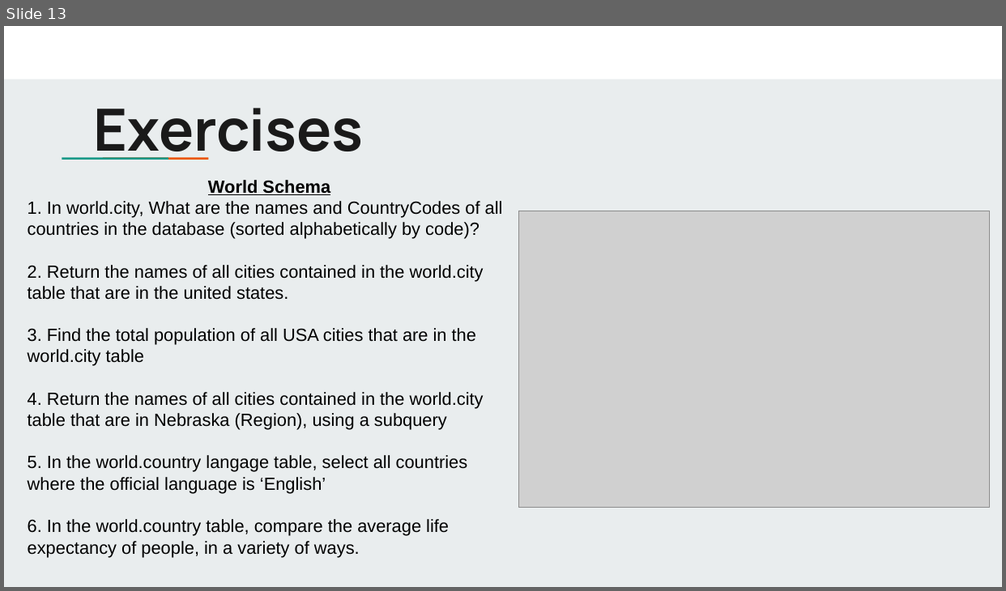
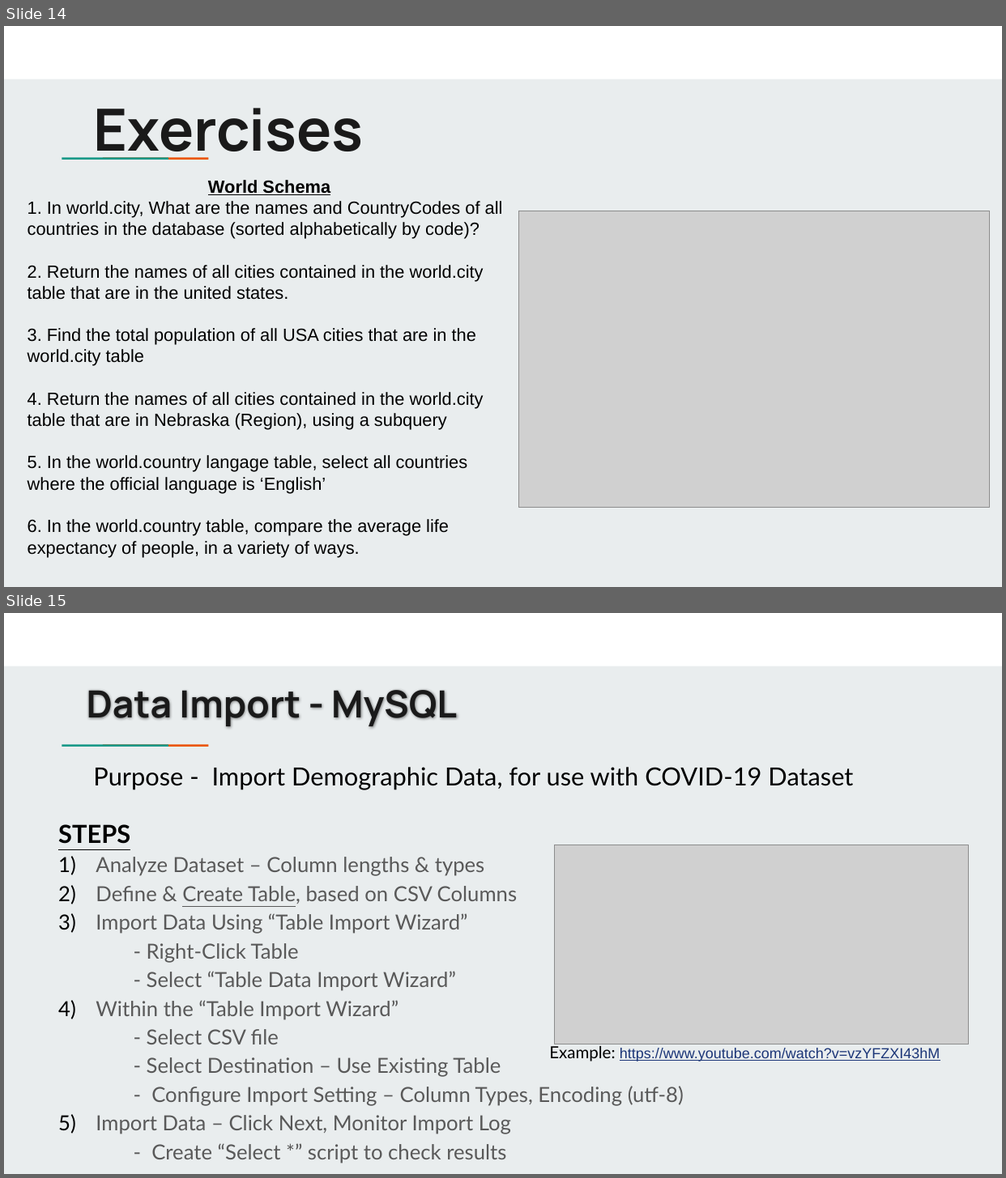
Before and after one commit to jbergmann56/OSDA-DataManipulationAndManagement, a slide deck: Lectures/(2) Writing Queries.pptx. Shown one above the other, each under a label of ours: slide 13 before the commit, slides 14 and 15 after it. The pictures are 1006x591 and 1006x1178 pixels, drawn with LibreOffice and Linux fonts; fonts in the diff are those of the drawing; grey boxes stand for pictures. Boxes give left, top, right and bottom in pixels: in the first picture for what was removed or moved away, otherwise in the second. Text is boxed around its words. In the diff, an @@ line names an element or a change of style, - is before the commit and + after.

```diff
--- a/Lectures/(2) Writing Queries.pptx
+++ b/Lectures/(2) Writing Queries.pptx
@@ slide 15 added at (4,613,1002,1174), background #E9EDEE; not listed: 3 template elements that a slide beside it also shows @@
@@ title added at (87,690,457,727), 36 pt, text #1A1A1A, bold @@
+Data Import - MySQL
@@ text added at (93,767,853,790), 24 pt, text #000000 @@
+Purpose - Import Demographic Data, for use with COVID-19 Dataset
@@ text added at (58,824,684,1164), 20 pt, text #595959 @@
+STEPS
+1) Analyze Dataset – Column lengths & types
+2) Define & Create Table, based on CSV Columns
+3) Import Data Using “Table Import Wizard”
+    - Right-Click Table
+    - Select “Table Data Import Wizard”
+4) Within the “Table Import Wizard”
+    - Select CSV file
+    - Select Destination – Use Existing Table
+    - Configure Import Setting – Column Types, Encoding (utf-8)
+5) Import Data – Click Next, Monitor Import Log
+  - Create “Select *” script to check results
@@ picture added at (555,845,969,1044) @@
@@ text added at (549,1044,940,1062), 14 pt, text #1C3678, underline @@
+Example: https://www.youtube.com/watch?v=vzYFZXI43hM
@@ what was slide 13 is now slide 14 @@
```
Also in this commit, not shown: 1 other slide added, 11 other files.
